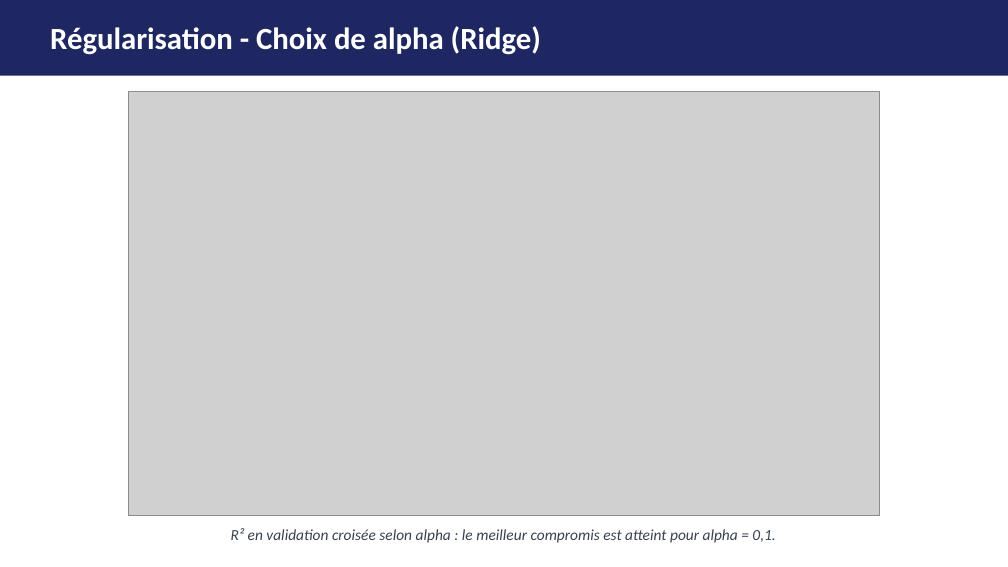
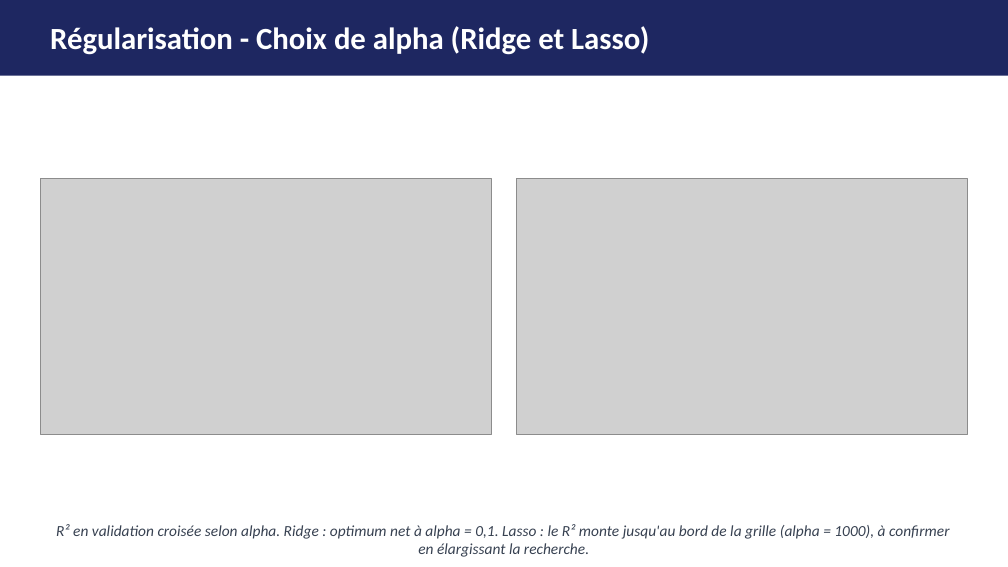
Before and after one commit to AichaFa/2-Projets-Fullstack, a slide deck: slide 13 of 3-Apprentissage automatique/1-soldes Walmart/doc/Walmart_Presentation.pptx. Drawn at 1008x567 pixels with LibreOffice and Linux fonts; fonts in the diff are those of the drawing; grey boxes stand for pictures. Boxes give left, top, right and bottom in pixels: in the first picture for what was removed or moved away, otherwise in the second. Text is boxed around its words. In the diff, an @@ line names an element or a change of style, - is before the commit and + after.

```diff
--- a/3-Apprentissage automatique/1-soldes Walmart/doc/Walmart_Presentation.pptx
+++ b/3-Apprentissage automatique/1-soldes Walmart/doc/Walmart_Presentation.pptx
@@ text at <box>50,26,649,55</box>: text changed @@
-Régularisation - Choix de alpha (Ridge)
+Régularisation - Choix de alpha (Ridge et Lasso)
@@ picture: place and size @@
-picture at <box>129,92,880,516</box>
+picture at <box>40,178,492,433</box>
@@ picture added at <box>516,178,968,434</box> @@
@@ text at <box>56,524,949,557</box>: text changed @@
-R² en validation croisée selon alpha : le meilleur compromis est atteint pour alpha = 0,1.
+R² en validation croisée selon alpha. Ridge : optimum net à alpha = 0,1. Lasso : le R² monte jusqu'au bord de la grille (alpha = 1000), à confirmer en élargissant la recherche.
```
Also in this commit, not shown: 1 other file.
